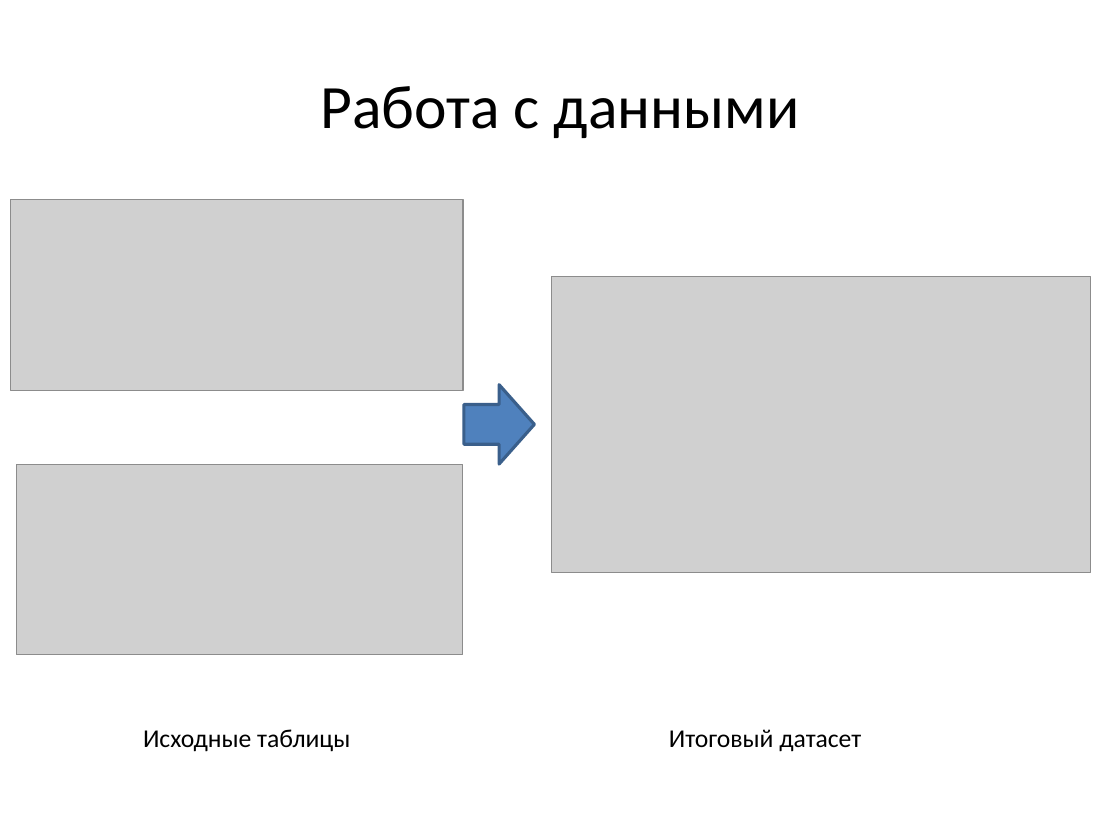
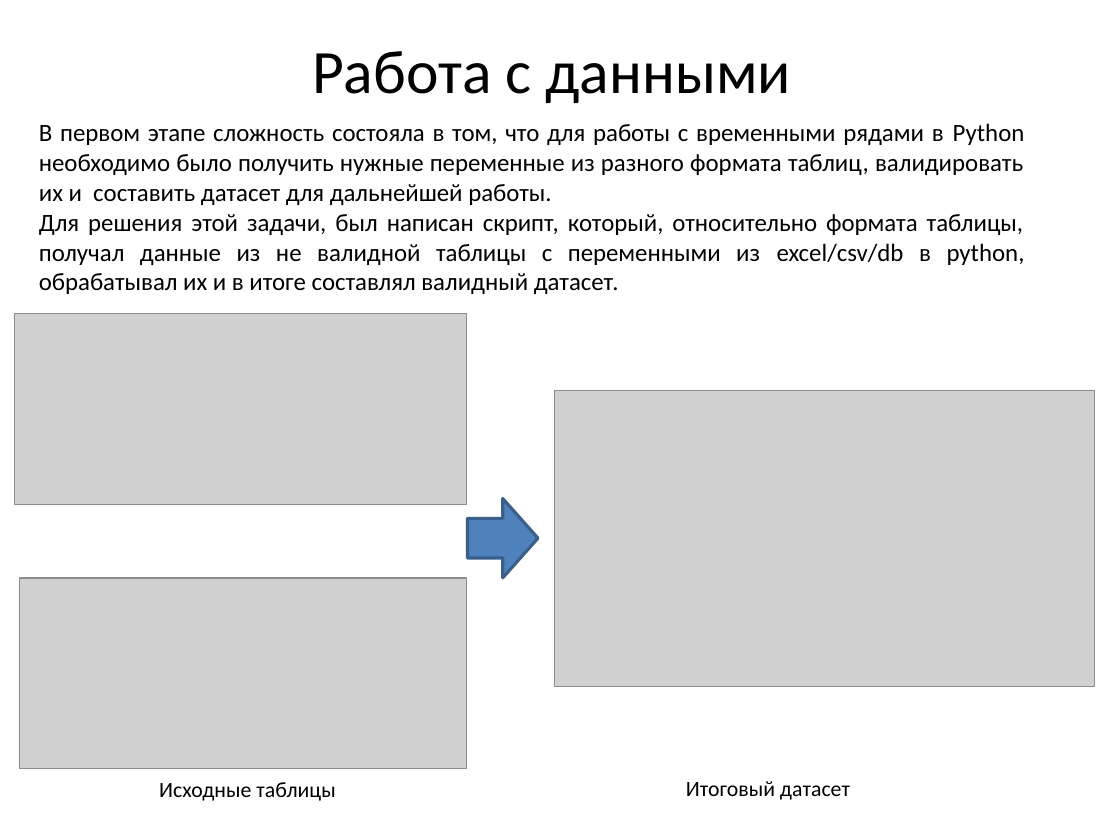
Before and after one commit to Drilyazenh/ML_AI, a slide deck: slide 5 of Time series analysis/StudConsumption/Cur/Untitled Folder/Презентация/Презентация Microsoft PowerPoint.pptx. Drawn at 1120x840 pixels with LibreOffice and Linux fonts; fonts in the diff are those of the drawing; grey boxes stand for pictures. Boxes give left, top, right and bottom in pixels: in the first picture for what was removed or moved away, otherwise in the second. Text is boxed around its words. In the diff, an @@ line names an element or a change of style, - is before the commit and + after.

```diff
--- a/Time series analysis/StudConsumption/Cur/Untitled Folder/Презентация/Презентация Microsoft PowerPoint.pptx
+++ b/Time series analysis/StudConsumption/Cur/Untitled Folder/Презентация/Презентация Microsoft PowerPoint.pptx
@@ title "Работа с данными": place and size @@
-title "Работа с данными" at (320, 86, 800, 138)
+title "Работа с данными" at (312, 51, 791, 103)
@@ text added at (39, 123, 1025, 294), 16 pt, text #000000 @@
+В первом этапе сложность состояла в том, что для работы с временными рядами в Python необходимо было получить нужные переменные из разного формата таблиц, валидировать их и составить датасет для дальнейшей работы.
+Для решения этой задачи, был написан скрипт, который, относительно формата таблицы, получал данные из не валидной таблицы с переменными из excel/csv/db в python, обрабатывал их и в итоге составлял валидный датасет.
@@ 3 pictures, 1 right arrow: place and size @@
-3 pictures, 1 right arrow at (10, 199, 1091, 654)
+3 pictures, 1 right arrow at (15, 314, 1094, 768)
@@ text "Исходные таблицы": place and size @@
-text "Исходные таблицы" at (143, 729, 350, 752)
+text "Исходные таблицы" at (159, 782, 335, 801)
@@ text "Исходные таблицы" at (159, 782, 335, 801): size 16.5 to 14 pt @@
@@ text "Итоговый датасет" at (686, 781, 850, 800): size 16.5 to 14 pt @@
@@ text "Итоговый датасет": place and size @@
-text "Итоговый датасет" at (669, 729, 861, 752)
+text "Итоговый датасет" at (686, 781, 850, 800)
```
Also in this commit, not shown: 2 other slides changed, 1 other file.
